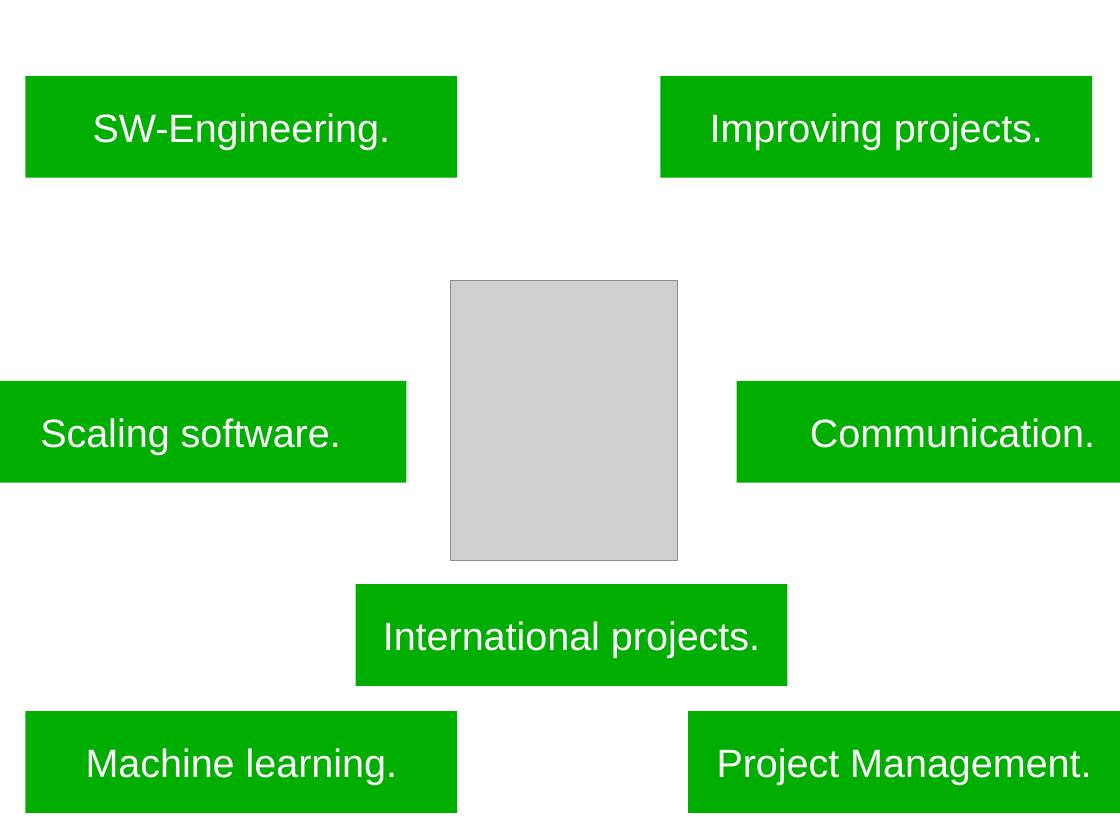
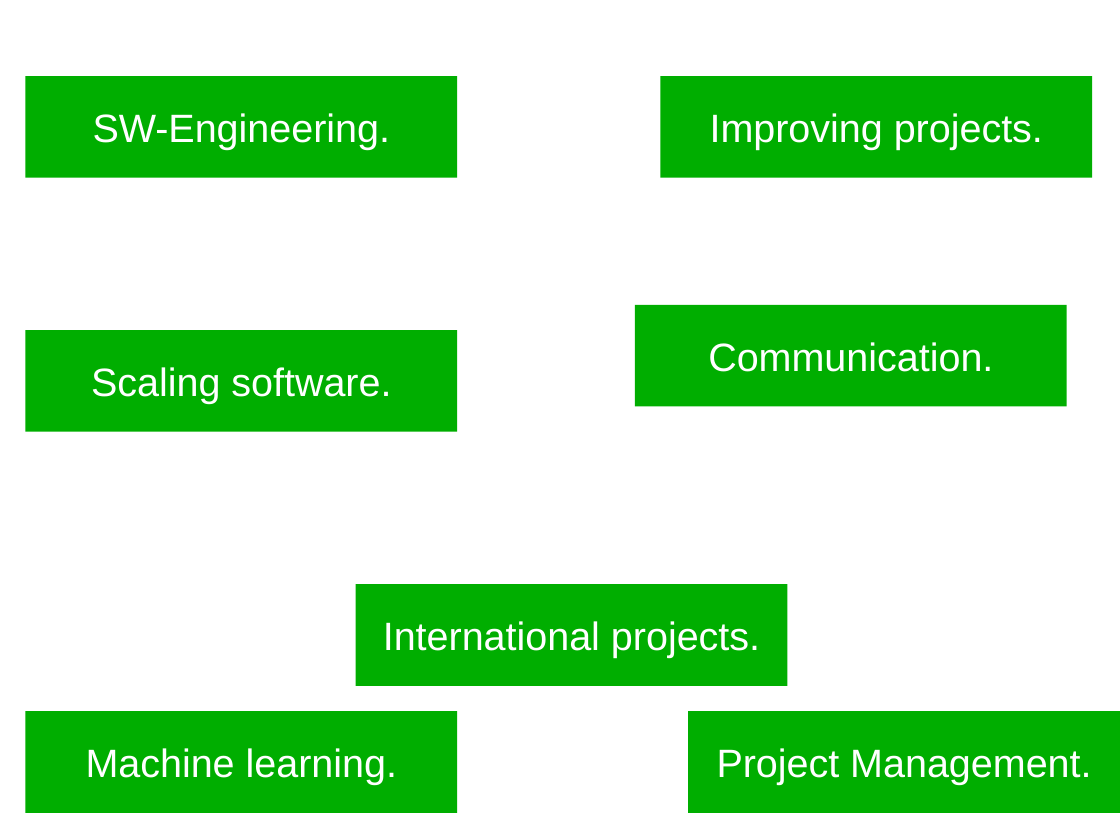
Before and after one commit to MaineC/aim3-tu-berlin, a slide deck: slide 6 of slides/project.odp. Drawn at 1120x840 pixels with LibreOffice and Linux fonts; fonts in the diff are those of the drawing; grey boxes stand for pictures. Boxes give left, top, right and bottom in pixels: in the first picture for what was removed or moved away, otherwise in the second. Text is boxed around its words. In the diff, an @@ line names an element or a change of style, - is before the commit and + after.

```diff
--- a/slides/project.odp
+++ b/slides/project.odp
@@ picture removed at (450,281,678,560) @@
@@ rectangle "Communication.": place and size @@
-rectangle "Communication." at (737,381,1120,483)
+rectangle "Communication." at (635,305,1067,407)
@@ rectangle "Scaling software.": place and size @@
-rectangle "Scaling software." at (0,381,407,483)
+rectangle "Scaling software." at (25,330,457,432)
```
Also in this commit, not shown: 2 other slides changed, 2 slides added, 2 slides removed.
